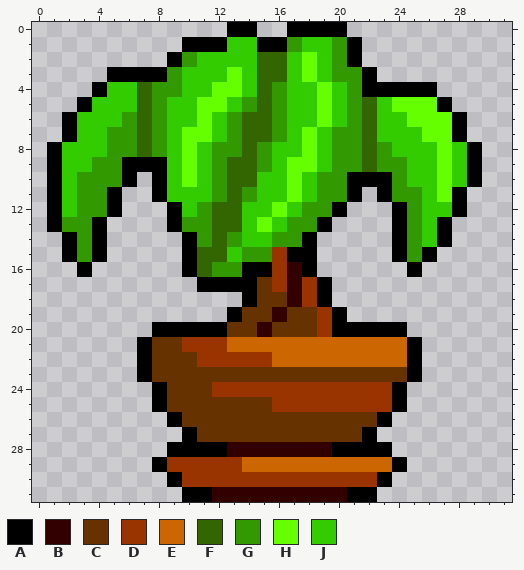
Pixel-art sprite, stored at app/sprites/plant.png. Above is the file before it was changed.
The file is 64x64 pixels, drawn in blocks of 2x2; one block is one cell here.
Palette (. is transparent): A #000000  B #330000  C #663300  D #993300  E #cc6600  F #336600  G #339900  H #66ff00  J #33cc00
Pixels before, first column x 1:
 0 ............AA..AAAA.........
 1 .........AAAJJAAGJJGA........
 2 ........AGJJJJFFJHJGA........
 3 ....AAAAGJJJHJFFJHJGGA.......
 4 ...AJJFGGJJHHJFGJJHJGAAAAA...
 5 ..AJJJFGJJHHJGFGJJHJGFJHHHA..
 6 .AJJJGFGJJHJGFFGJJHJGFJJHHHA.
 7 .AJJGGFGJHHJGFFGJHJGGFJJJHHA.
 8 AJJJGGFGJHJGGFGJJHJGGFGJJJHJA
 9 AJJGGAAAJHJGFFGJHHJGGFGGJJHJA
10 AJGGGA.AJHJGFFJJHJGGAAAGJJHJA
11 AJGGA..AJJJGFGJJHJGGA.AGGJHA.
12 AJGGA...AJGFFJJHJGGA...AGJJA.
13 AGGA....AGGFFJHJGGA....AGJA..
14 .AGA.....AGFGJJGGA.....AGJA..
15 .AGA.....AFFJGGDAA.....AGA...
16 ..A......AFGGAADBA......A....
17 ..........AAAACDBDA..........
18 .............ACCBDA..........
19 ............ACCBCCDA.........
20 .......AAAAACCBCCCDAAAAA.....
21 ......ACCDDDEEEEEEEEEEEEA....
22 ......ACCCDDDDDEEEEEEEEEA....
23 ......ACCCCCCCCCCCCCCCCCA....
24 .......ACCCDDDDDDDDDDDDA.....
25 .......ACCCCCCCDDDDDDDDA.....
26 ........ACCCCCCCCCCCCCA......
27 .........ACCCCCCCCCCCA.......
28 ........AAAABBBBBBBAAAA......
29 .......ADDDDDEEEEEEEEEEA.....
30 ........ADDDDDDDDDDDDDA......
31 .........AABBBBBBBBBAA.......
The result:
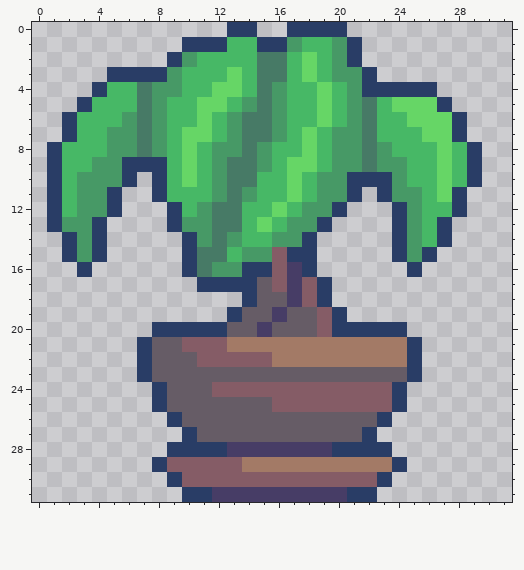
Changes in this commit:
colour A: #000000 -> #293d66
colour B: #330000 -> #473d66
colour C: #663300 -> #665c66
colour D: #993300 -> #855c66
colour E: #cc6600 -> #a37a66
colour F: #336600 -> #477a66
colour G: #339900 -> #479966
colour H: #66ff00 -> #66d666
colour J: #33cc00 -> #47b866
Boxes around the changes in both pictures, in picture pixels (x1, y1, x2, y2):
changed: (47, 22, 482, 502)
